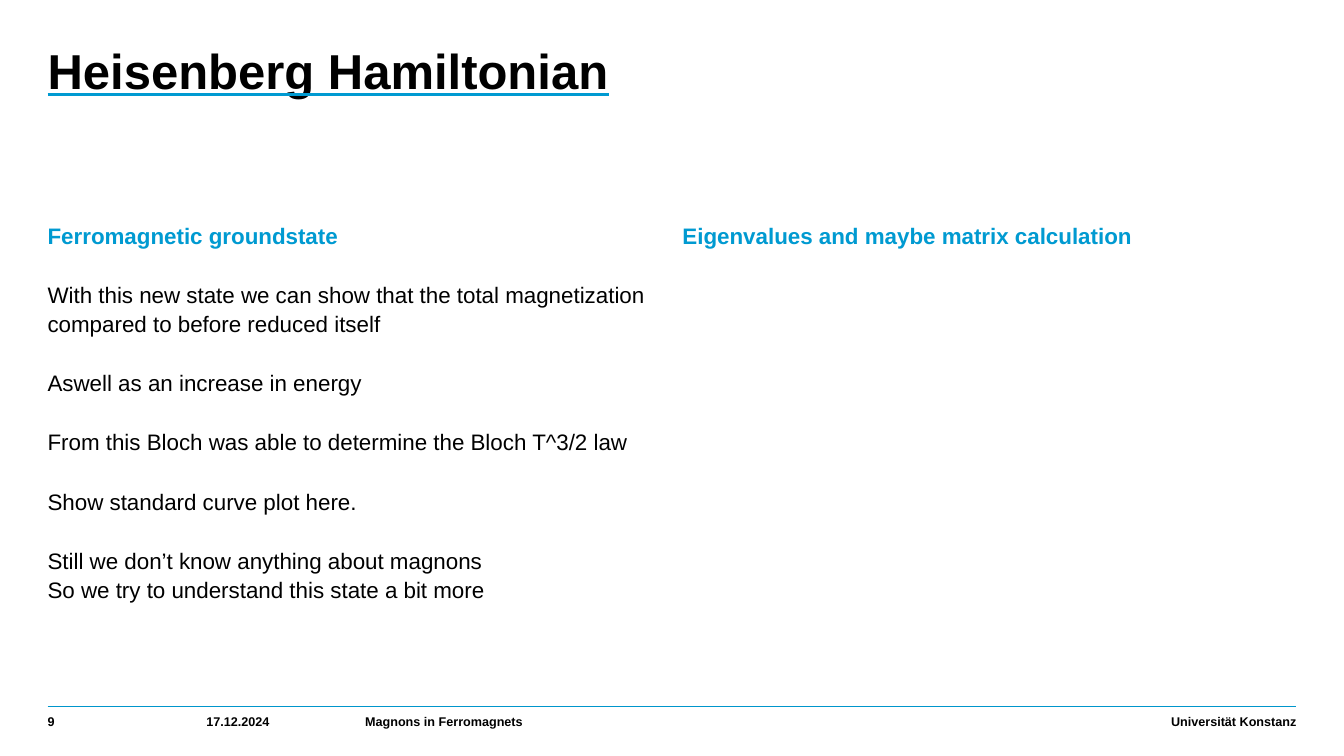
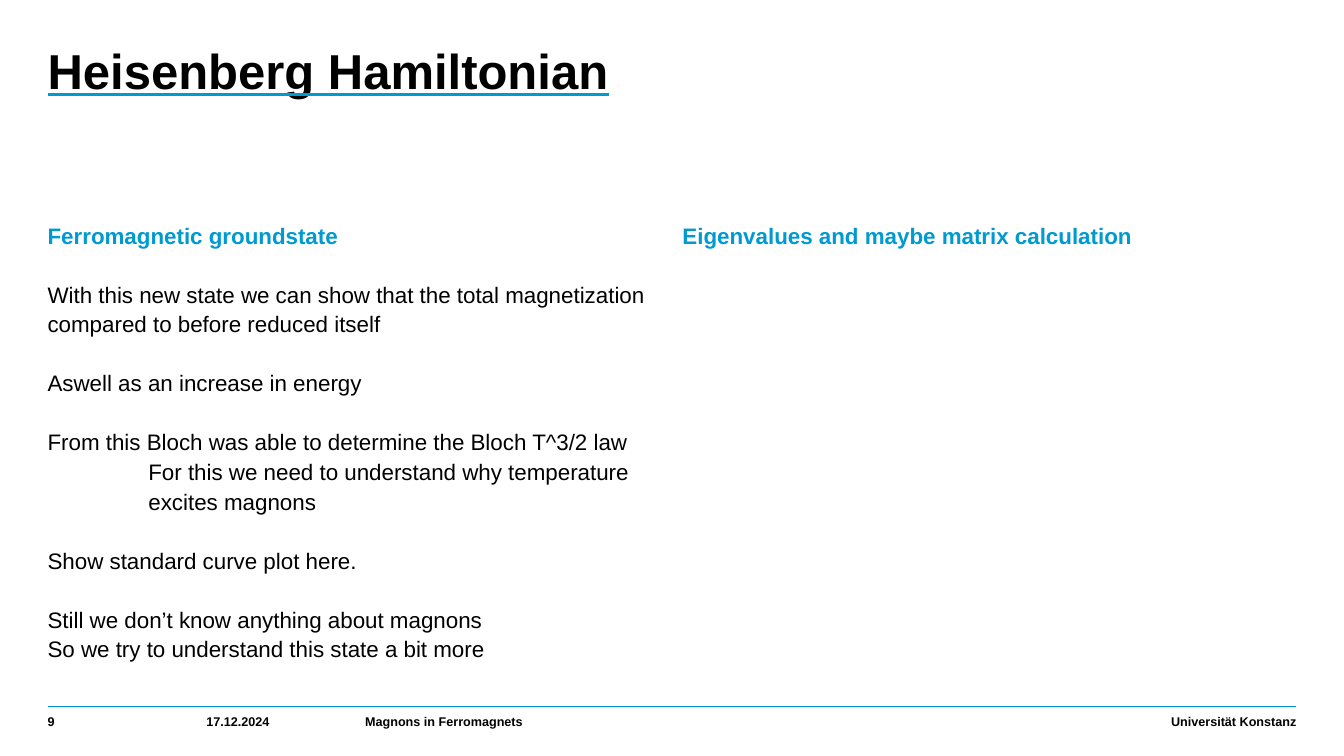
Before and after one commit to HolykingJulex/SeminarSaM, a slide deck: slide 9 of Vortrag.pptx. Drawn at 1344x756 pixels with LibreOffice and Linux fonts; fonts in the diff are those of the drawing. Boxes give left, top, right and bottom in pixels: in the first picture for what was removed or moved away, otherwise in the second. Text is boxed around its words. In the diff, an @@ line names an element or a change of style, - is before the commit and + after.

```diff
--- a/Vortrag.pptx
+++ b/Vortrag.pptx
@@ text at <box>148,463,628,515</box>: paragraphs added @@
+  For this we need to understand why temperature
+  excites magnons
```
Also in this commit, not shown: 6 slides added, 1 other file.
